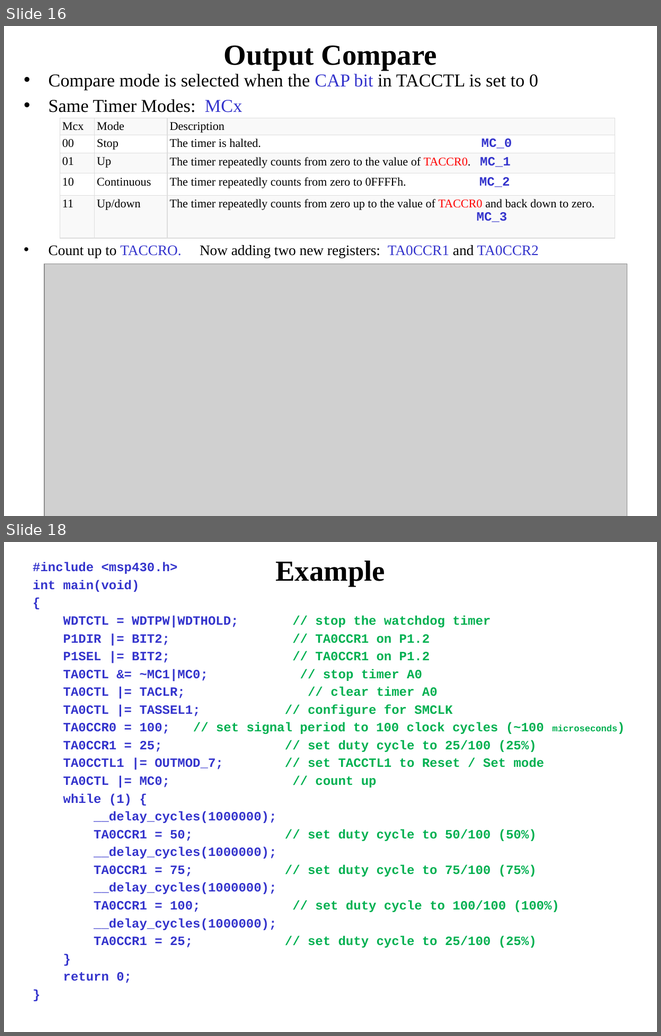
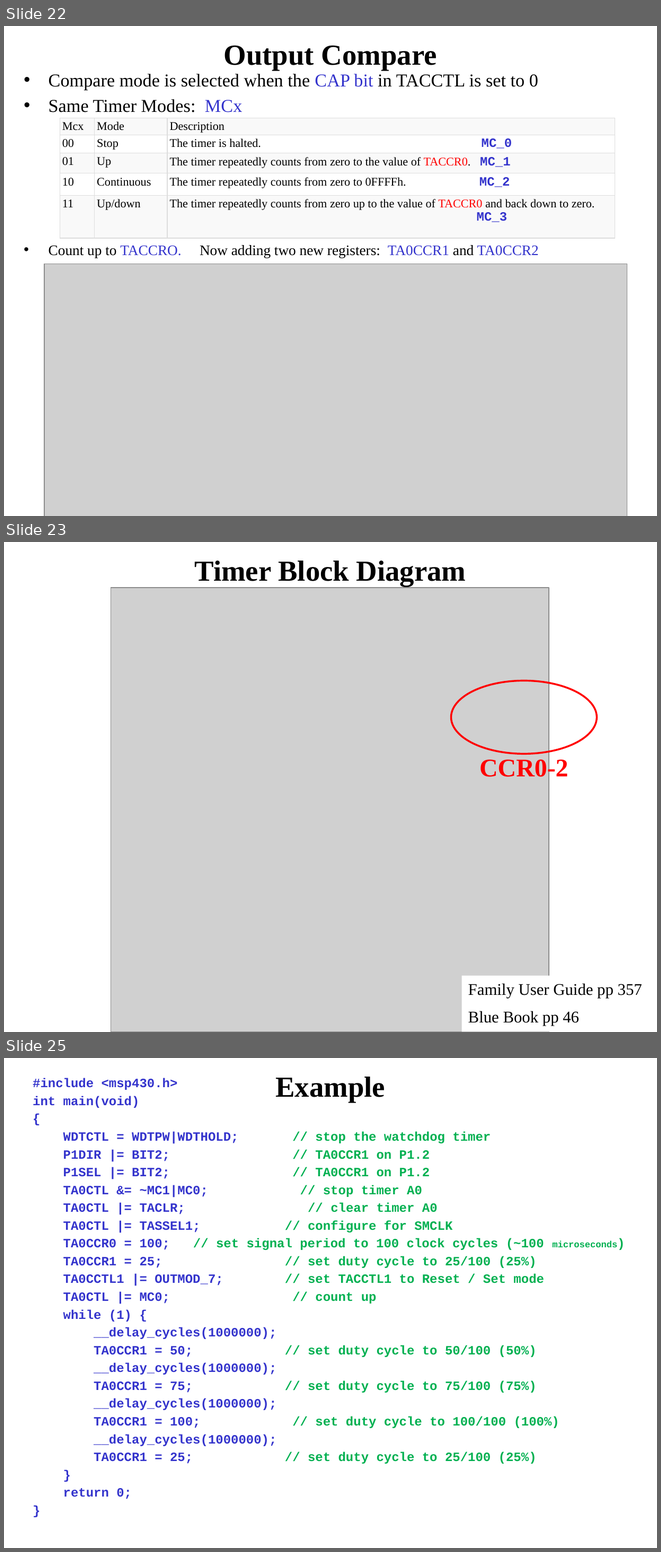
Before and after one commit to pw4rn3r/ECE382, a slide deck: notes/L31/Lsn32.pptx. Shown one above the other, each under a label of ours: slides 16 and 18 before the commit, slides 22, 23 and 25 after it; the slides between them are not shown. The pictures are 661x1036 and 661x1552 pixels, drawn with LibreOffice and Linux fonts; fonts in the diff are those of the drawing; grey boxes stand for pictures. Boxes give left, top, right and bottom in pixels: in the first picture for what was removed or moved away, otherwise in the second. Text is boxed around its words. In the diff, an @@ line names an element or a change of style, - is before the commit and + after.

```diff
--- a/notes/L31/Lsn32.pptx
+++ b/notes/L31/Lsn32.pptx
@@ slide 23 added at (4,542,657,1032), background #FFFFFF @@
@@ title added at (195,561,466,586), 32 pt, text #000000, bold @@
+Timer Block Diagram
@@ picture added at (111,588,549,1032) @@
@@ ellipse added at (451,680,597,753), outline #FF0000 2 pt, 28 pt, text #FF0000, bold @@
+CCR0-2
@@ rectangle added at (462,976,657,1032), fill #FFFFFF, 18 pt, text #000000 @@
+Family User Guide pp 357
+Blue Book pp 46
@@ what was slide 16 is now slide 22 @@
@@ what was slide 18 is now slide 25 @@
```
Also in this commit, not shown: 8 slides changed, 10 other slides added, 2 slides removed.
